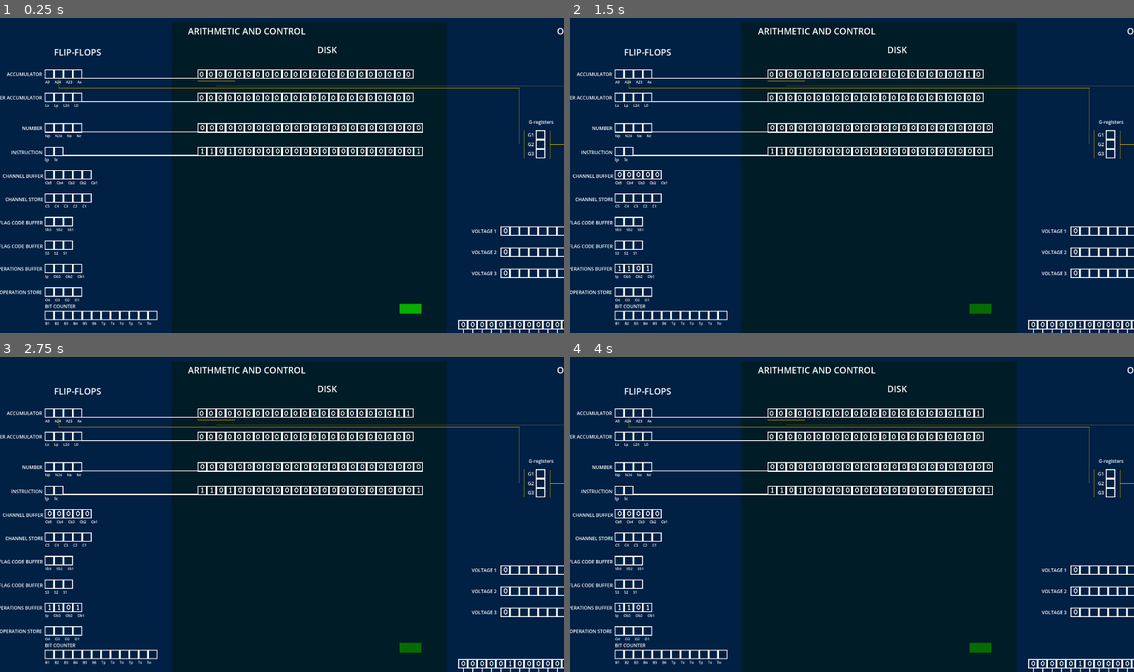
Above: before the commit, frames 1-4 (two rows, left to right).
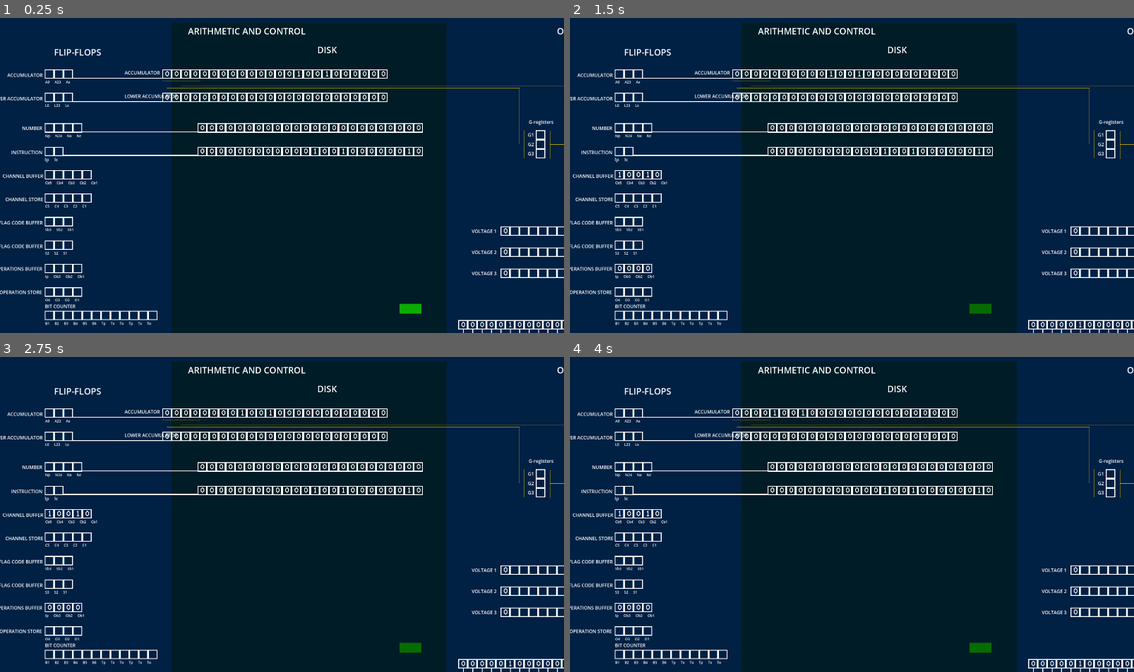
Above: after the commit, the same moments.

Repository: lambdaBoost/d-17b_simulator
Game: Godot game, scene res://scenes/main/main.tscn
Same seed, same stepped clock (60 frames per second), same inputs: the game is played once before the commit and once after it.
Inputs (mouse positions are in pixels of both pictures, inside the frame that each line leads up to):
- Up to frame 1 (0.25 s): no input
- Up to frame 2 (1.5 s): click (981, 310) at 0.5 s; click (981, 310) at 1.25 s
- Up to frame 3 (2.75 s): click (411, 649) at 2 s
- Up to frame 4 (4 s): tap Enter at 2.75 s; tap Space at 3.5 s

The runs differ from the first frame. In frame 1, 2.0% of the frame differs, in the area x 0-75%, y 16-44%; in frame 2, 2.0%, in the area x 0-75%, y 16-81%; in frame 3, 2.0%; in frame 4, 2.0%.

Commit message:
added 3 more opcodes and fixed config for accumulators

Diff:
--- a/scenes/main/execute_button.gd
+++ b/scenes/main/execute_button.gd
@@ -2,6 +2,7 @@
 
 @onready var instruction_reg = get_node("../disk-registers/disc-instruction")
 @onready var accumulator_reg = get_node("../disk-registers/disc-accumulator")
+@onready var lower_accumulator_reg = get_node("../disk-registers/disc-lower-accumulator")
 
 # Called when the node enters the scene tree for the first time.
 func _ready():
@@ -19,12 +20,18 @@
 	var operation = instruction.substr(0,4)
 	op_register.displayed_value = operation
 
-	#load channel
+	#load flag
+
+	#load flag store location
+
+	#load operand channel
 	var ch_register = get_node("../flipflops/ff-ch-buffer")
 	var channel = instruction.substr(12,5)
 	ch_register.displayed_value = channel
 
-	print(accumulator_reg.register_value)
+	#load sector
+	var operand_sector = instruction.substr(17,7)
+	var operand_sector_decimal = operand_sector.bin_to_int()
 
 	#execute instruction. this is an inelegant way of doing it....but cant store functions
 	#as dict in godot, and cant use decorators
@@ -32,6 +39,12 @@
 		cla()
 	elif operation == '1101':
 		add()
+	elif operation == '1100':
+		mpy()
+	elif operation == '1111':
+		sub()
+	elif operation == '0000' and channel == '10010':
+		als(operand_sector_decimal)
 
 
 
@@ -54,3 +67,54 @@
 	var current_accumulator = accumulator_reg.register_value
 	var new_accumulator = current_accumulator + operand_value
 	accumulator_reg.register_value = new_accumulator
+
+func mpy():
+	var operand = instruction_reg.displayed_value.substr(12,12)
+	var operand_value = operand.bin_to_int()
+	var current_accumulator = accumulator_reg.register_value
+
+	lower_accumulator_reg.register_value = current_accumulator
+	var new_accumulator = current_accumulator * operand_value
+	accumulator_reg.register_value = new_accumulator
+
+func sub():
+	var operand = instruction_reg.displayed_value.substr(12,12)
+	var operand_value = operand.bin_to_int()
+
+	var current_accumulator = accumulator_reg.register_value
+	var new_accumulator = current_accumulator - operand_value
+	accumulator_reg.register_value = new_accumulator
+
+func als(operand_s):
+	var current_accumulator = accumulator_reg.register_value
+	var current_accumulator_binary = value_to_binary(current_accumulator, 24)
+
+
+	var new_accumulator_binary = current_accumulator_binary.substr(operand_s, (24-operand_s))
+	var trailing_zeros = "0".repeat(operand_s)
+	new_accumulator_binary = new_accumulator_binary + trailing_zeros
+
+	var new_accumulator = new_accumulator_binary.bin_to_int()
+	accumulator_reg.register_value = new_accumulator
+
+
+
+
+
+
+func value_to_binary(value, n_regs):
+
+	if value == 0:
+		return "0".repeat(n_regs)
+
+
+	else:
+		var ret_str = ""
+		while (value > 0):
+			ret_str = str(value&1) + ret_str
+			value = (value>>1)
+
+		while ret_str.length() < n_regs:
+			ret_str = "0" + ret_str
+
+		return ret_str
--- a/scenes/main/main.tscn
+++ b/scenes/main/main.tscn
@@ -1,7 +1,6 @@
-[gd_scene load_steps=23 format=3 uid="uid://dm2l75v6t7uhg"]
+[gd_scene load_steps=22 format=3 uid="uid://dm2l75v6t7uhg"]
 
 [ext_resource type="PackedScene" uid="uid://cfpa65f6ekhja" path="res://scenes/flip-flop/flipflop4.tscn" id="1_0fj50"]
-[ext_resource type="PackedScene" uid="uid://kneiyeccsvov" path="res://scenes/disc-register/disc_register23.tscn" id="1_fo4ia"]
 [ext_resource type="PackedScene" uid="uid://benlnftq737gw" path="res://scenes/flip-flop/flipflop1.tscn" id="1_i6vw8"]
 [ext_resource type="PackedScene" uid="uid://c2x25ywg186p1" path="res://scenes/flip-flop/flipflop5.tscn" id="4_87mqh"]
 [ext_resource type="PackedScene" uid="uid://dv5hf28w6pofc" path="res://scenes/disc-register/disc_register24.tscn" id="4_a4i63"]
@@ -87,28 +86,6 @@
 [node name="flipflops" type="Node2D" parent="."]
 position = Vector2(0, -48)
 
-[node name="ff-accumulator" parent="flipflops" instance=ExtResource("1_0fj50")]
-position = Vector2(-376, -560)
-register_label = "Accumulator"
-num_registers = 4
-bitnames_label = "A0 A24 A23 Ax"
-
-[node name="link" type="Line2D" parent="flipflops/ff-accumulator"]
-position = Vector2(1112, 798)
-points = PackedVector2Array(-392, 0, 0, 0)
-width = 3.0
-
-[node name="ff-lower-accumulator" parent="flipflops" instance=ExtResource("1_0fj50")]
-position = Vector2(-376, -480)
-register_label = "Lower Accumulator"
-num_registers = 4
-bitnames_label = "Lx Lp L24 L0"
-
-[node name="link" type="Line2D" parent="flipflops/ff-lower-accumulator"]
-position = Vector2(1112, 798)
-points = PackedVector2Array(-392, 0, 0, 0)
-width = 3.0
-
 [node name="ff-number" parent="flipflops" instance=ExtResource("1_0fj50")]
 position = Vector2(-376, -376)
 register_label = "Number"
@@ -118,6 +95,16 @@
 [node name="link" type="Line2D" parent="flipflops/ff-number"]
 position = Vector2(1112, 798)
 points = PackedVector2Array(-392, 0, 0, 0)
+width = 3.0
+
+[node name="link2" type="Line2D" parent="flipflops/ff-number"]
+position = Vector2(1080, 614)
+points = PackedVector2Array(-392, 0, -88, 0)
+width = 3.0
+
+[node name="link3" type="Line2D" parent="flipflops/ff-number"]
+position = Vector2(1080, 694)
+points = PackedVector2Array(-392, 0, -88, 0)
 width = 3.0
 
 [node name="ff-instruction" parent="flipflops" instance=ExtResource("5_26rxo")]
@@ -174,18 +161,18 @@
 num_registers = 12
 bitnames_label = "B1 B2 B3 B4 B5 B6 Tp Tx To Tp Tx To"
 
+[node name="ff-accumulator" parent="flipflops" instance=ExtResource("5_6nj2o")]
+position = Vector2(-376, -560)
+register_label = "Accumulator"
+bitnames_label = "A0 A23 Ax"
+
+[node name="ff-lower-accumulator" parent="flipflops" instance=ExtResource("5_6nj2o")]
+position = Vector2(-376, -480)
+register_label = "Lower Accumulator"
+bitnames_label = "L0 L23 Lx"
+
 [node name="disk-registers" type="Node2D" parent="."]
 position = Vector2(0, 16)
-
-[node name="disc-accumulator" parent="disk-registers" instance=ExtResource("1_fo4ia")]
-position = Vector2(144, -624)
-num_registers = 23
-register_type = "arithmetic"
-
-[node name="disc-lower-accumulator" parent="disk-registers" instance=ExtResource("1_fo4ia")]
-position = Vector2(144, -544)
-num_registers = 23
-register_type = "arithmetic"
 
 [node name="disc-number" parent="disk-registers" instance=ExtResource("4_a4i63")]
 position = Vector2(144, -440)
@@ -195,8 +182,21 @@
 [node name="disc-instruction" parent="disk-registers" instance=ExtResource("4_a4i63")]
 position = Vector2(144, -360)
 num_registers = 24
-displayed_value = "110100000000000000000001"
+displayed_value = "000000000000100100000010"
 register_type = "instruction"
+
+[node name="disc-accumulator" parent="disk-registers" instance=ExtResource("4_a4i63")]
+position = Vector2(24, -624)
+register_label = "Accumulator"
+register_value = 576
+num_registers = 24
+register_type = "arithmetic"
+
+[node name="disc-lower-accumulator" parent="disk-registers" instance=ExtResource("4_a4i63")]
+position = Vector2(24, -544)
+register_label = "Lower Accumulator"
+num_registers = 24
+register_type = "arithmetic"
 
 [node name="Camera2D" type="Camera2D" parent="."]
 position = Vector2(1024, 520)
@@ -420,18 +420,20 @@
 [node name="mappings" type="Node2D" parent="."]
 
 [node name="acc-charOut" type="Line2D" parent="mappings"]
+position = Vector2(-118, -1)
 points = PackedVector2Array(736, 200, 864, 200)
 width = 1.0
 default_color = Color(0.768627, 0.65098, 0, 1)
 
 [node name="Line2D" type="Line2D" parent="mappings"]
-points = PackedVector2Array(800, 200, 800, 216, 832, 216, 1536, 216, 1920, 216, 2368, 216, 2368, 240, 2400, 240)
+position = Vector2(-120, 0)
+points = PackedVector2Array(800, 200, 800, 216, 832, 216, 1536, 216, 1920, 216, 2368, 216, 2368, 240, 2520, 240)
 width = 1.0
 default_color = Color(0.766904, 0.650929, 7.70092e-07, 1)
 
 [node name="Line2D3" type="Line2D" parent="mappings"]
 position = Vector2(-536, 8)
-points = PackedVector2Array(800, 184, 800, 216, 832, 216, 1536, 216, 1920, 216, 2368, 216, 2368, 408, 2384, 408)
+points = PackedVector2Array(1168, 200, 1168, 216, 1168, 216, 1536, 216, 1920, 216, 2368, 216, 2368, 315.746, 2368, 408, 2384, 408)
 width = 1.0
 default_color = Color(0.766904, 0.650929, 7.70092e-07, 1)
 
